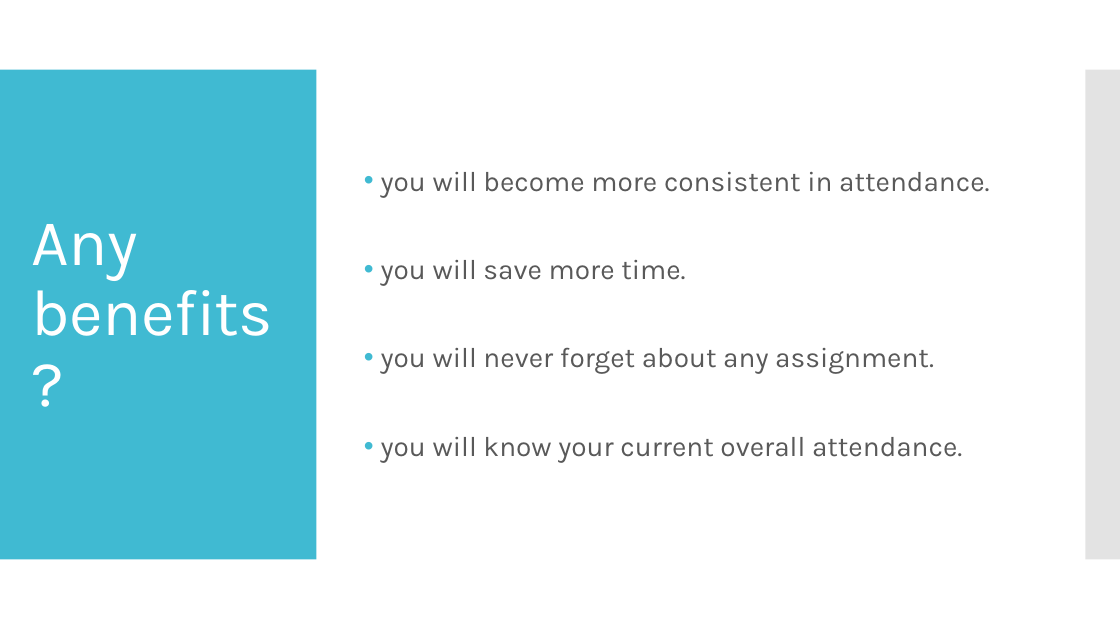
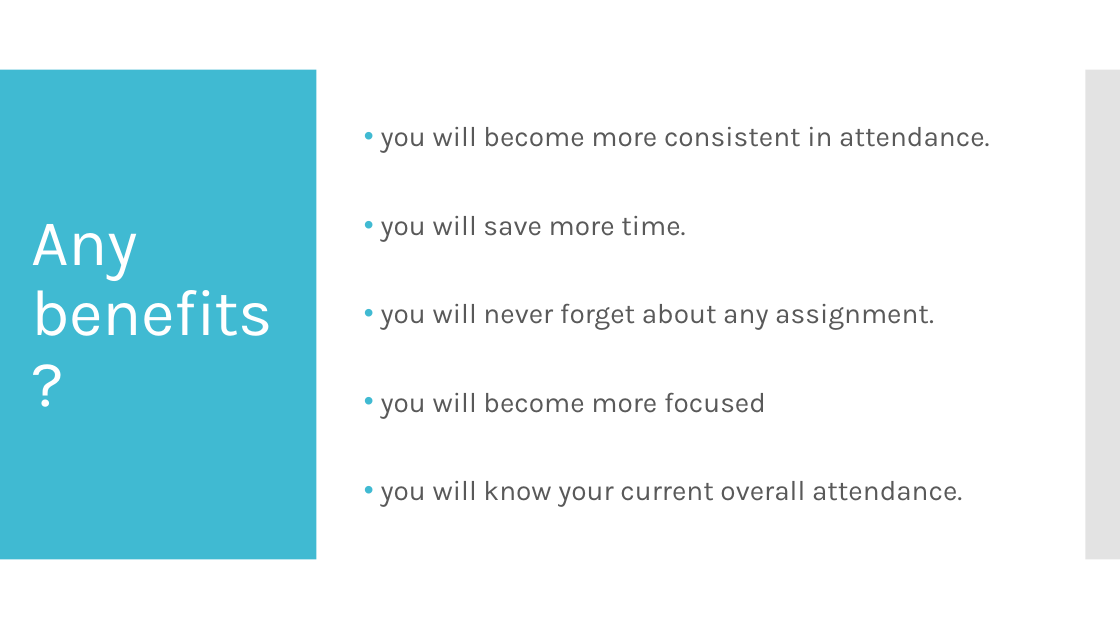
Before and after one commit to cmcodes1/Studify, a slide deck: slide 6 of presentation/Studify.pptx. Drawn at 1120x630 pixels with LibreOffice and Linux fonts; fonts in the diff are those of the drawing. Boxes give left, top, right and bottom in pixels: in the first picture for what was removed or moved away, otherwise in the second. Text is boxed around its words. In the diff, an @@ line names an element or a change of style, - is before the commit and + after.

```diff
--- a/presentation/Studify.pptx
+++ b/presentation/Studify.pptx
@@ text at box(381, 392, 766, 418): paragraph added @@
+• you will become more focused
```
Also in this commit, not shown: 1 other slide changed, 15 other files.
